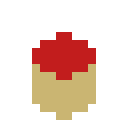
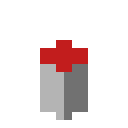
Layered file, before and after one edit (128x128). Changes by layer:
painted on "Grass copy" over [32, 32, 96, 80]
added layer "Darken" (37%) above "Grass" over [64, 64, 88, 120]
painted on "Grass" over [32, 64, 96, 120]
